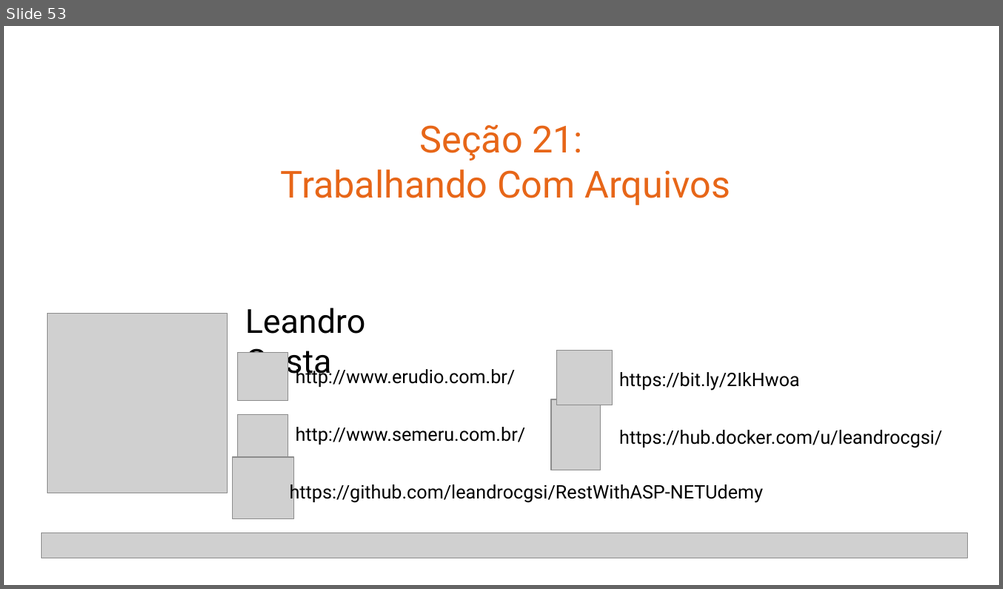
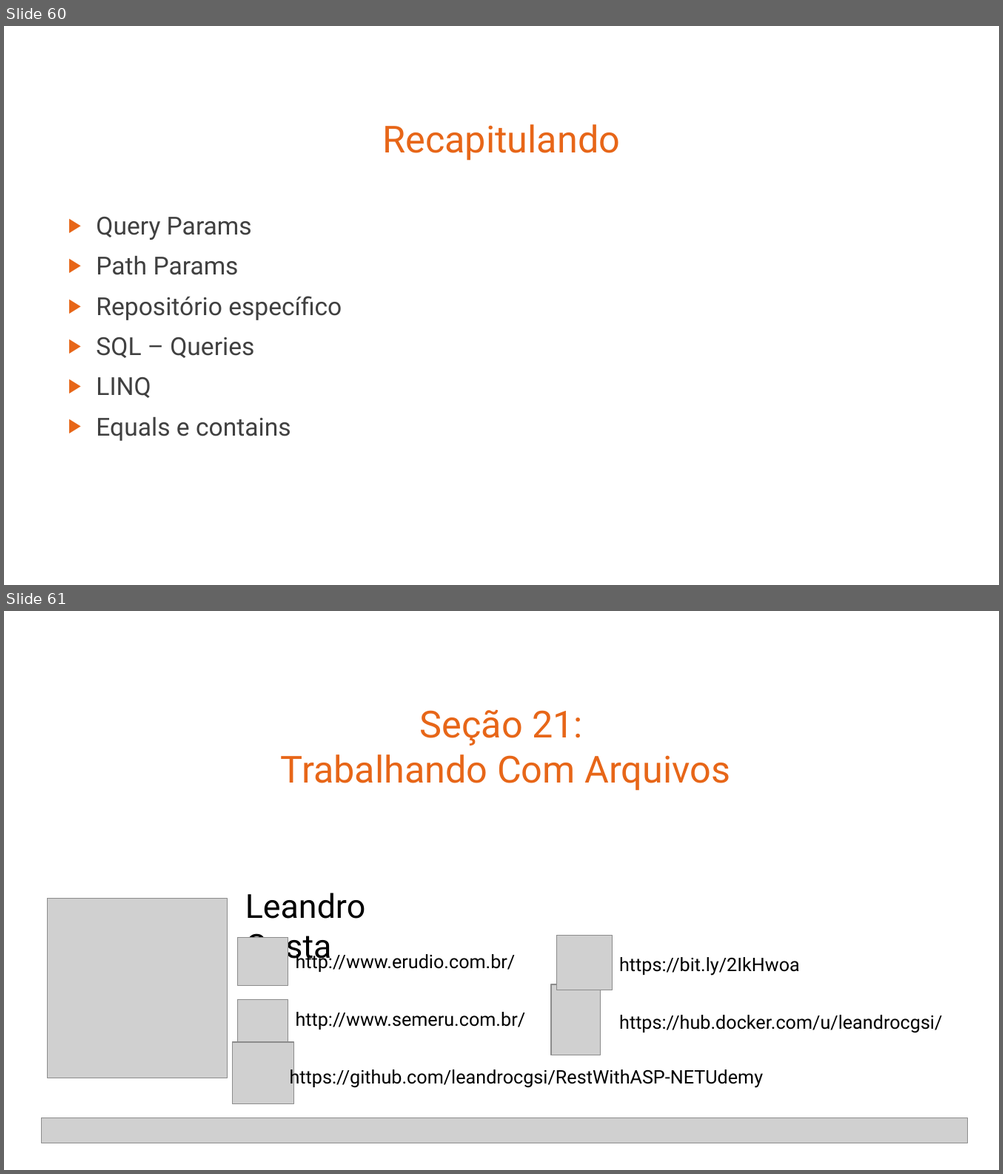
Before and after one commit to leandrocgsi/RestWithASP-NETUdemy, a slide deck: Documents/Building Modern RESTFul API's With ASP.NET Core - Architectural Overview.pptx. Shown one above the other, each under a label of ours: slide 53 before the commit, slides 60 and 61 after it. The pictures are 1003x589 and 1003x1174 pixels, drawn with LibreOffice and Linux fonts; fonts in the diff are those of the drawing; grey boxes stand for pictures. Boxes give left, top, right and bottom in pixels: in the first picture for what was removed or moved away, otherwise in the second. Text is boxed around its words. In the diff, an @@ line names an element or a change of style, - is before the commit and + after.

```diff
--- a/Documents/Building Modern RESTFul API's With ASP.NET Core - Architectural Overview.pptx
+++ b/Documents/Building Modern RESTFul API's With ASP.NET Core - Architectural Overview.pptx
@@ slide 60 added at box(4, 26, 999, 585), background #FFFFFF @@
@@ title added at box(382, 124, 620, 161), 36 pt, text #E76618 @@
+Recapitulando
@@ text added at box(96, 217, 341, 441), 24 pt, text #404040 @@
+▶ Query Params
+▶ Path Params
+▶ Repositório específico
+▶ SQL – Queries
+▶ LINQ
+▶ Equals e contains
@@ what was slide 53 is now slide 61 @@
```
Also in this commit, not shown: 3 slides changed, 11 other slides added, 3 slides removed.
